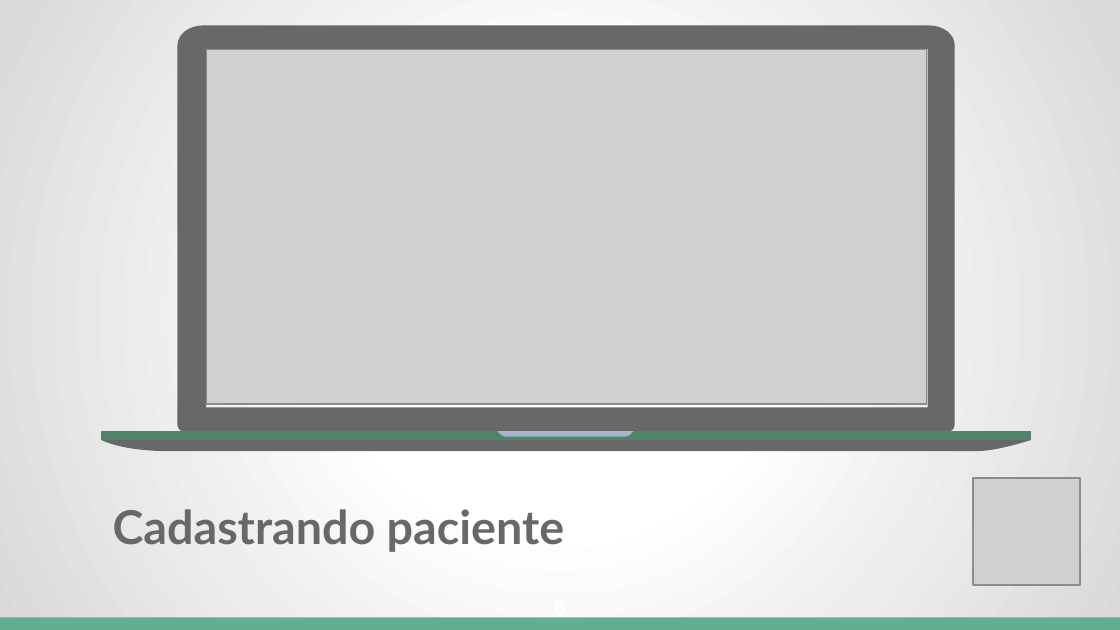
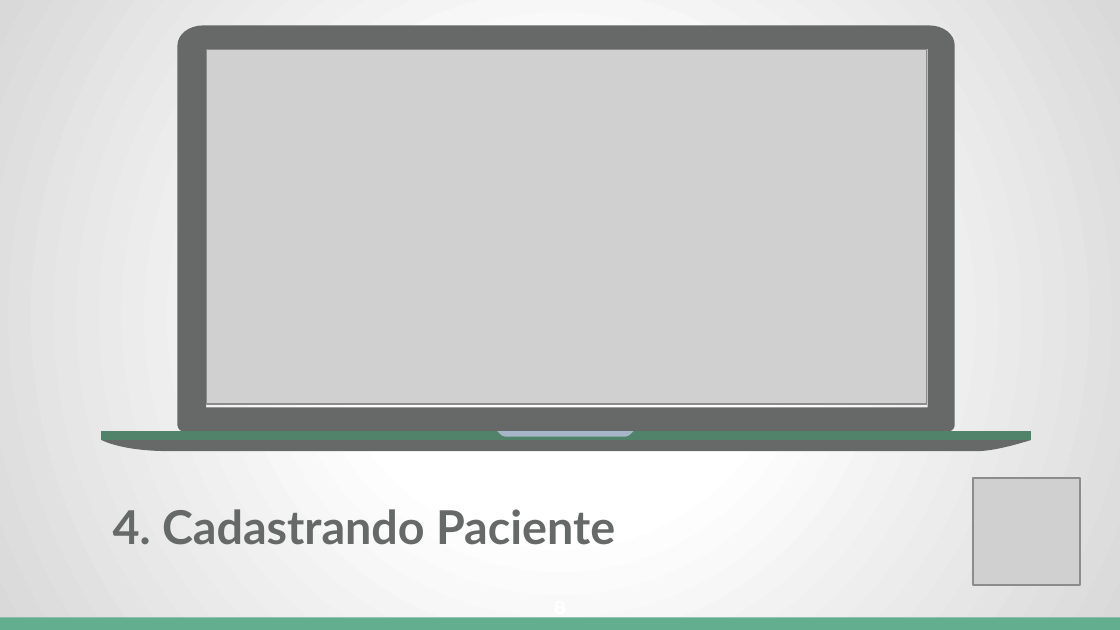
Before and after one commit to Conselho-Federal-de-Medicina/integracao-prescricao-cfm, a slide deck: slide 8 of docs/apresentacao/Integracao_com_a_Prescricao_Eletronica_do_CFM.pptx. Drawn at 1120x630 pixels with LibreOffice and Linux fonts; fonts in the diff are those of the drawing; grey boxes stand for pictures. Boxes give left, top, right and bottom in pixels: in the first picture for what was removed or moved away, otherwise in the second. Text is boxed around its words. In the diff, an @@ line names an element or a change of style, - is before the commit and + after.

```diff
--- a/docs/apresentacao/Integracao_com_a_Prescricao_Eletronica_do_CFM.pptx
+++ b/docs/apresentacao/Integracao_com_a_Prescricao_Eletronica_do_CFM.pptx
@@ text at box(113, 509, 615, 545): text changed @@
-Cadastrando paciente
+4. Cadastrando Paciente
```
Also in this commit, not shown: 9 other slides changed, 4 slides removed.
